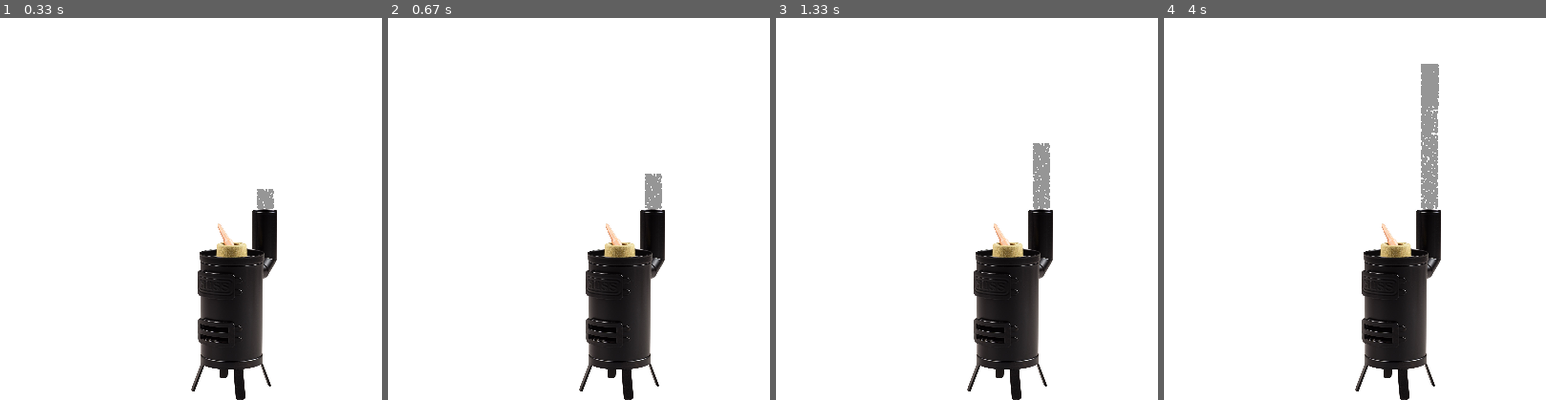
Above: before the commit, frames 1-4 (left to right).
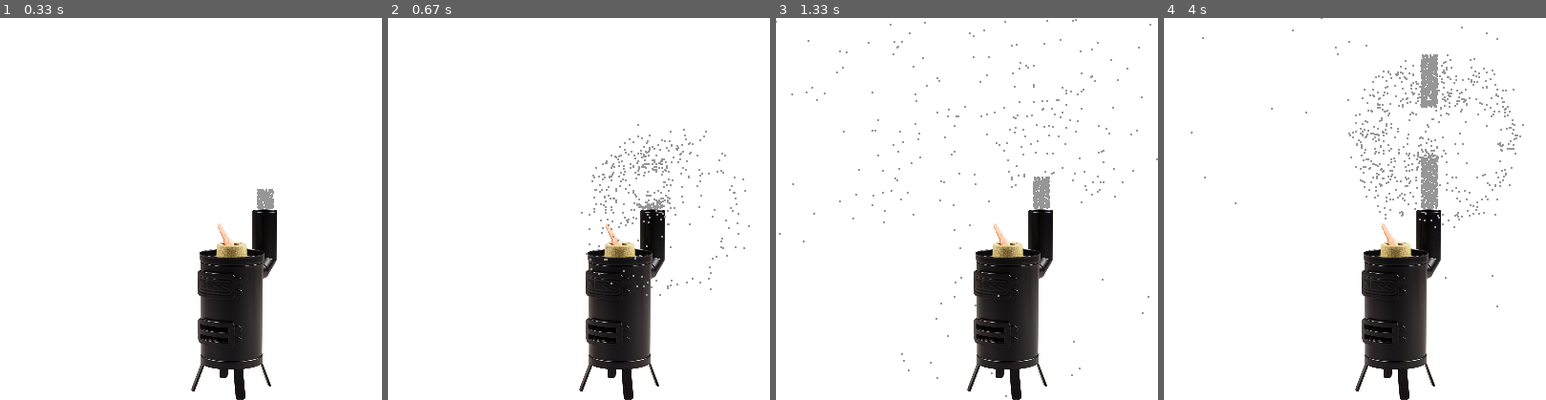
Above: after the commit, the same moments.

Repository: simon-fredrich/python-training
Game: pygame game, started from huss-furnace/main.py
Two runs of this game, one before a commit and one after it. Both use one fixed random seed, a clock stepped at 60 frames per second and the inputs below.
Inputs (mouse positions are in pixels of both pictures, inside the frame that each line leads up to):
- Up to frame 1 (0.33 s): no input
- Up to frame 2 (0.67 s): click (663, 209) at 0.38 s
- Up to frame 3 (1.33 s): click (967, 231) at 0.72 s; click (848, 151) at 1.05 s
- Up to frame 4 (4 s): click (1492, 342) at 1.38 s; click (1362, 79) at 1.72 s; click (1335, 308) at 2.05 s; click (1343, 144) at 2.38 s; click (1293, 82) at 2.72 s; click (1454, 174) at 3.05 s; click (1473, 201) at 3.38 s; click (1435, 140) at 3.72 s

Frame 1 is identical in both runs. In frame 2, 1.2% of the frame differs, in the area x 50-95%, y 27-73%; in frame 3, 1.0%; in frame 4, 1.9%, in the area x 7-95%, y 0-76%.

Commit message:
add mouse disturbance

Diff:
--- a/huss-furnace/main.py
+++ b/huss-furnace/main.py
@@ -14,6 +14,11 @@
 ofen_img = pygame.image.load("./huss_ofen.jpg")
 ofen_img = pygame.transform.scale(ofen_img, (90, 200))
 pygame.mixer.music.load("./coin-drop.mp3")
+
+# mouse parameters
+mouse_X = 0
+mouse_Y = 0
+mouse_radius = 20
 
 # setting up the screen
 screen = pygame.display.set_mode((width, height))
@@ -41,7 +46,7 @@
     # for every particle decide if delete or move and display
     for particle in smoke_particles:
         if (particle.x < 0 or particle.x > width or particle.y < 0 or particle.y > height):
-            # music play
+            # music play (discontinued)
             if (coin_count == 1000):
                 #pygame.mixer.music.play()
                 coin_count = 0
@@ -50,9 +55,17 @@
 
             smoke_particles.remove(particle)
         else:
-            if (particle.y < 50):
-                particle.angle += math.pi/3
+            # get mouse parameters
+            mouse_pos = pygame.mouse.get_pos()
+            mouse_X = mouse_pos[0]
+            mouse_Y = mouse_pos[1]
+            # let particle be desturbed by the mouse
+            if (particle.x < mouse_X + mouse_radius and particle.x > mouse_X - mouse_radius and particle.y < mouse_Y + mouse_radius and particle.y > mouse_Y - mouse_radius):
+                particle.angle += random.uniform(-math.pi/3, math.pi/3)
+                particle.speed *= 1.2
+
             particle.move()
             particle.display()
 
+
     pygame.display.flip()
